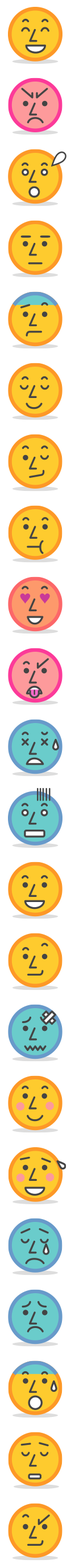
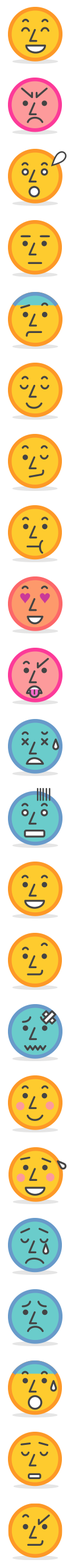
Layer changes from the first w=71, h=1568 image to the second:
painted on "Triumph" over (7, 1502, 63, 1561)
painted on "Sympathy" over (7, 1431, 63, 1490)
painted on "Surprise" over (7, 1360, 63, 1419)
painted on "Shame" over (7, 1289, 63, 1347)
painted on "sadness" over (7, 1217, 63, 1276)
painted on "Relief" over (7, 1147, 67, 1205)
painted on "Pride" over (7, 1075, 63, 1133)
painted on "Pain" over (7, 1004, 63, 1062)
painted on "Interest" over (7, 932, 63, 991)
painted on "Happiness" over (7, 861, 63, 920)
painted on "Fear" over (11, 843, 59, 848)
painted on "Embarrassment" over (7, 718, 63, 777)
painted on "Disgust" over (7, 647, 63, 706)
painted on "Desire for Sex" over (7, 576, 63, 635)
painted on "Desire for Food" over (7, 505, 63, 563)
painted on "Coyness" over (7, 433, 63, 492)
painted on "Contentment" over (7, 362, 63, 421)
painted on "confused" over (7, 291, 63, 349)
painted on "boredom" over (7, 220, 63, 278)
painted on "awe" over (7, 148, 67, 207)
painted on "angry" over (7, 77, 63, 136)
painted on "amused" over (11, 59, 59, 64)
